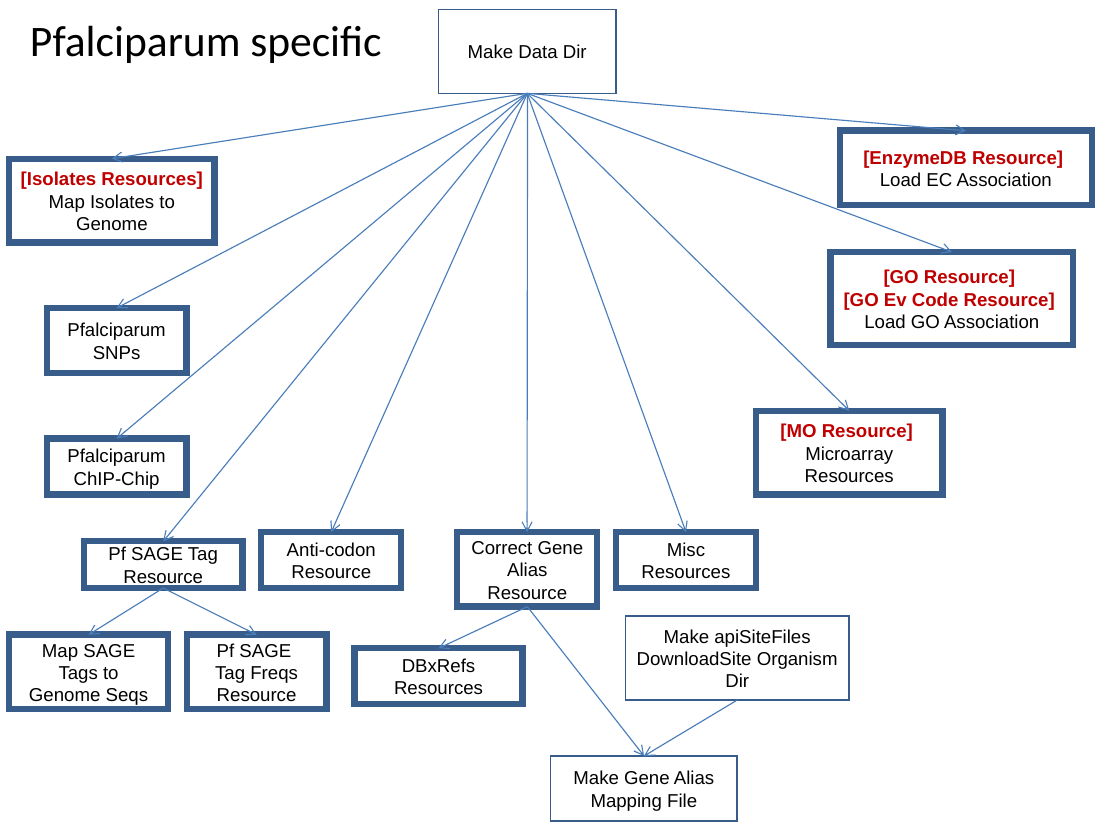
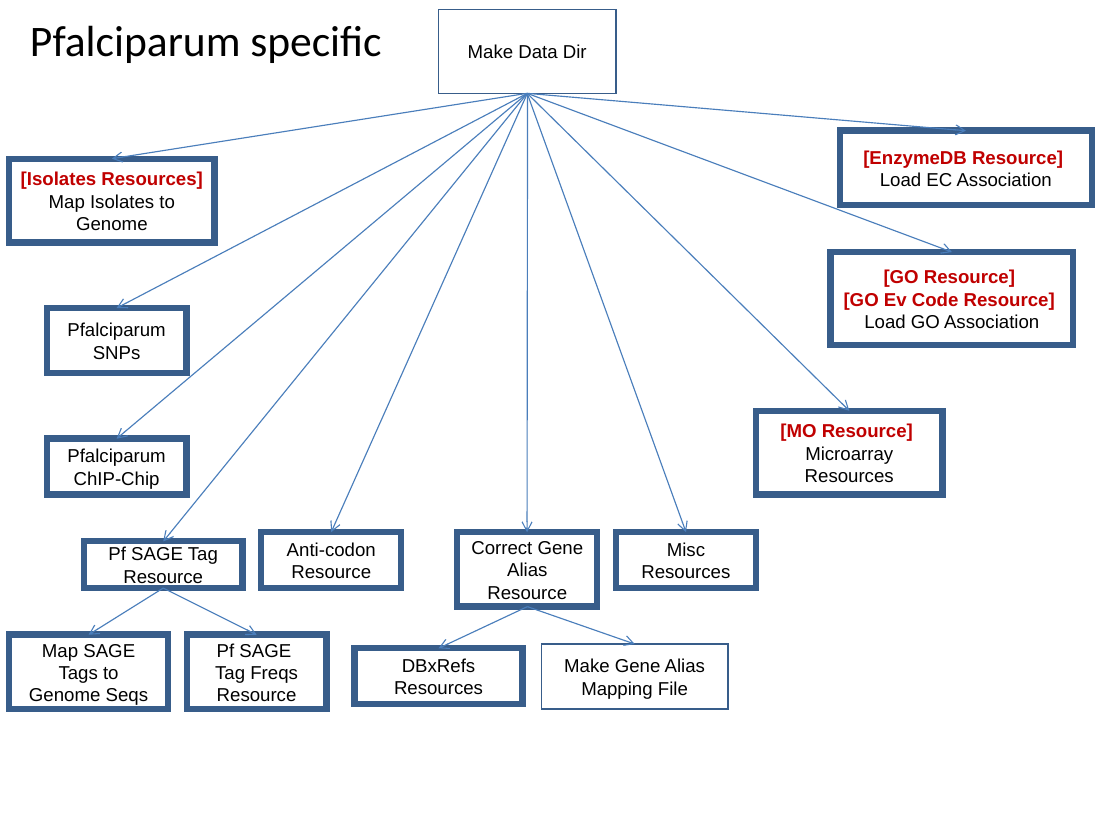
Before and after one commit to VEuPathDB/ApiCommonWorkflow, a slide deck: slide 10 of Main/doc/IntegratedWorkflow.ppt. Drawn at 1120x840 pixels with LibreOffice and Linux fonts; fonts in the diff are those of the drawing. Boxes give left, top, right and bottom in pixels: in the first picture for what was removed or moved away, otherwise in the second. Text is boxed around its words. In the diff, an @@ line names an element or a change of style, - is before the commit and + after.

Commit message:
move makeDowloadFileDir to loadGenome.xml

```diff
--- a/Main/doc/IntegratedWorkflow.ppt
+++ b/Main/doc/IntegratedWorkflow.ppt
@@ arrow moved from (528, 607) - (644, 756) to (528, 607) - (635, 644) @@
@@ rectangle removed at (625, 616, 849, 700) @@
-Make apiSiteFiles DownloadSite Organism Dir
@@ rectangle "Make Gene Alias Mapping File": place and size @@
-rectangle "Make Gene Alias Mapping File" at (551, 756, 738, 821)
+rectangle "Make Gene Alias Mapping File" at (541, 644, 728, 709)
@@ arrow removed from (737, 700) to (644, 756) @@
```
Also in this commit, not shown: 2 other slides changed.
